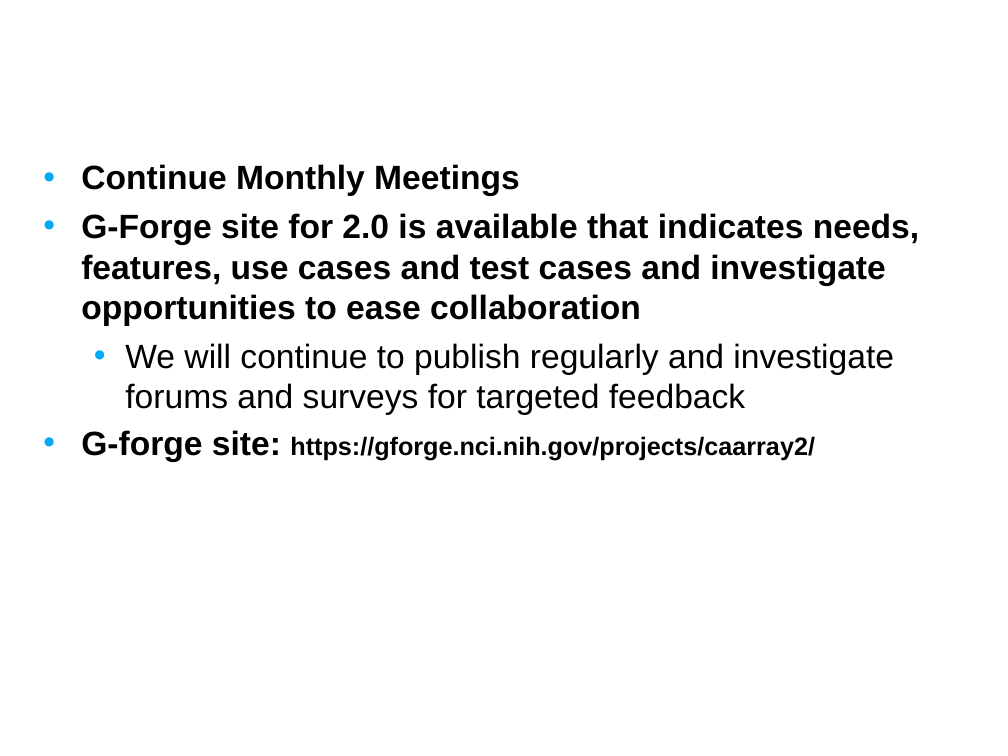
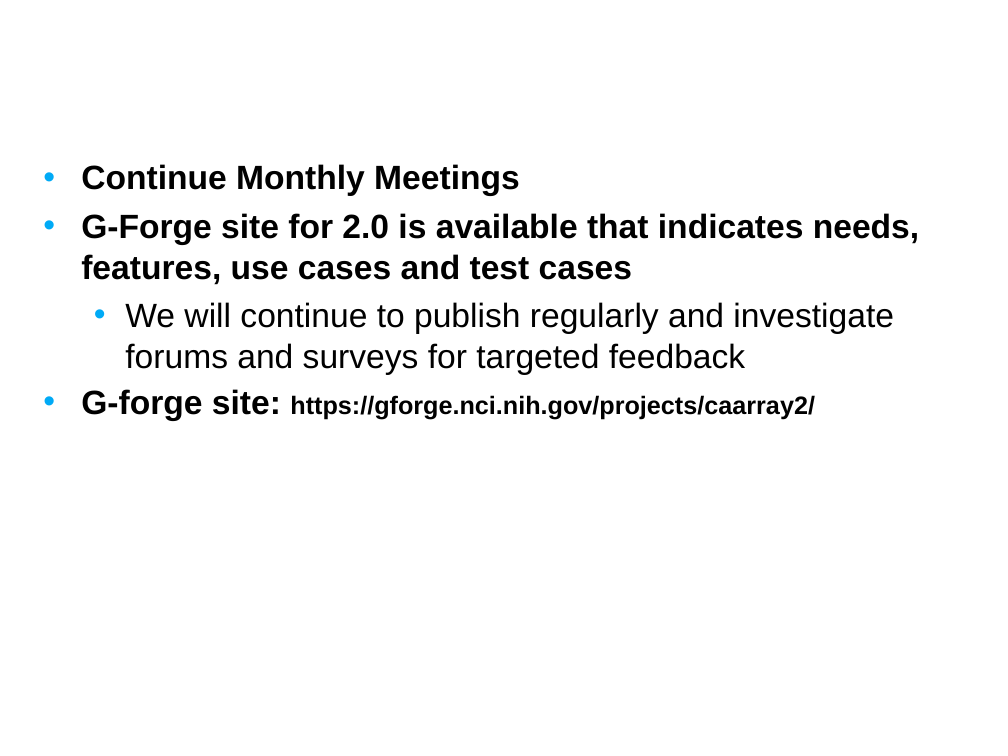
Before and after one commit to NCIP/caarray-docs, a slide deck: slide 14 of project_management/open_meetings/caArray User Community Meeting June 20.ppt. Drawn at 1008x756 pixels with LibreOffice and Linux fonts; fonts in the diff are those of the drawing; background and template pictures are left out. Boxes give left, top, right and bottom in pixels: in the first picture for what was removed or moved away, otherwise in the second. Text is boxed around its words. In the diff, an @@ line names an element or a change of style, - is before the commit and + after.

```diff
--- a/project_management/open_meetings/caArray User Community Meeting June 20.ppt
+++ b/project_management/open_meetings/caArray User Community Meeting June 20.ppt
@@ text at <box>81,213,919,285</box>: text changed @@
-• G-Forge site for 2.0 is available that indicates needs, features, use cases and test cases and investigate opportunities to ease collaboration
+• G-Forge site for 2.0 is available that indicates needs, features, use cases and test cases
```
Also in this commit, not shown: 6 other slides changed.
